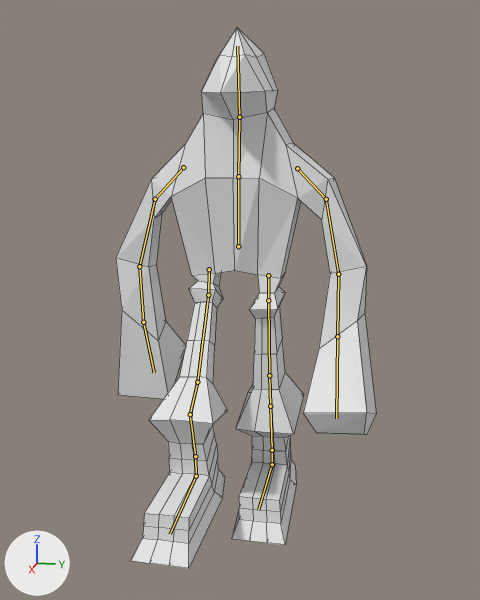
Before and after pictures for a commit that changed the Blender file Characters/Enemies/Humanoid Bird animations.blend.
One viewpoint serves both versions: a camera (50 mm lens) standing at (17.81, 3.56, 10.71) and looking at (1.42, 0.29, 6.61). Arrows for +X, +Y and +Z are at lower left; the lights stay in place. Both versions are drawn at frame 0 of the action 'PacingEnter'; the numbers are the values there. The bones that bend it are drawn over the model as lines. Mesh edges are drawn as thin lines.
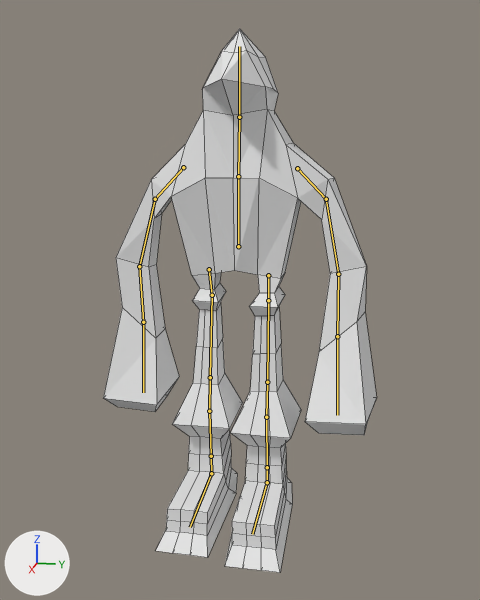
Edits to the bpy script that builds the scene:
```text
Change bone_bone_013:
    where bone_bone_013 = bpy.data.objects['Armature'].pose.bones['Bone.013']  # child of 'Bone'
    bone_bone_013.rotation_quaternion: (0.959, -0.282, -0.027, 0.0) -> (1.0, 0.0, 0.0, 0.0)  # degrees (-33, -3, 1) -> degrees (0, 0, 0)
Change bone_bone_014:
    where bone_bone_014 = bpy.data.objects['Armature'].pose.bones['Bone.014']  # child of 'Bone.013'
    bone_bone_014.rotation_quaternion: (0.997, -0.074, -0.001, 0.0) -> (1.0, 0.0, 0.0, 0.0)  # degrees (-8, 0, 0) -> degrees (0, 0, 0)
Change bone_bone_015:
    where bone_bone_015 = bpy.data.objects['Armature'].pose.bones['Bone.015']  # child of 'Bone.014'
    bone_bone_015.rotation_quaternion: (0.984, 0.179, 0.0, 0.0) -> (1.0, 0.0, 0.0, 0.0)  # degrees (21, 0, 0) -> degrees (0, 0, 0)
Change bone_bone_016:
    where bone_bone_016 = bpy.data.objects['Armature'].pose.bones['Bone.016']  # child of 'Bone.015'
    bone_bone_016.rotation_quaternion: (0.88, 0.474, -0.011, 0.0) -> (1.0, 0.0, 0.0, 0.0)  # degrees (57, -1, -1) -> degrees (0, 0, 0)
Change bone_bone_017:
    where bone_bone_017 = bpy.data.objects['Armature'].pose.bones['Bone.017']  # child of 'Bone.016'
    bone_bone_017.rotation_quaternion: (0.994, -0.11, 0.0, 0.0) -> (1.0, 0.0, 0.0, 0.0)  # degrees (-13, 0, 0) -> degrees (0, 0, 0)
Change bone_bone_020:
    where bone_bone_020 = bpy.data.objects['Armature'].pose.bones['Bone.020']  # child of 'Bone.019'
    bone_bone_020.rotation_quaternion: (0.996, 0.0, 0.0, 0.086) -> (1.0, 0.0, 0.0, 0.0)  # degrees (0, 0, 10) -> degrees (0, 0, 0)
Change bone_bone_021:
    where bone_bone_021 = bpy.data.objects['Armature'].pose.bones['Bone.021']  # child of 'Bone.020'
    bone_bone_021.rotation_quaternion: (0.999, 0.0, 0.0, -0.034) -> (1.0, 0.0, 0.0, 0.0)  # degrees (0, 0, -4) -> degrees (0, 0, 0)
Change bone_bone_022:
    where bone_bone_022 = bpy.data.objects['Armature'].pose.bones['Bone.022']  # child of 'Bone.021'
    bone_bone_022.rotation_quaternion: (1.0, 0.0, 0.0, -0.03) -> (1.0, 0.0, 0.0, 0.0)  # degrees (0, 0, -3) -> degrees (0, 0, 0)
Change bone_bone_023:
    where bone_bone_023 = bpy.data.objects['Armature'].pose.bones['Bone.023']  # child of 'Bone.022'
    bone_bone_023.rotation_quaternion: (0.994, -0.106, 0.0, 0.0) -> (1.0, 0.0, 0.0, 0.0)  # degrees (-12, 0, 0) -> degrees (0, 0, 0)
Change bone_bone_007:
    where bone_bone_007 = bpy.data.objects['Armature'].pose.bones['Bone.007']  # child of 'Bone.006'
    bone_bone_007.rotation_quaternion: (0.97, 0.0, -0.009, -0.244) -> (1.0, 0.0, 0.0, 0.0)  # degrees (0, -1, -28) -> degrees (0, 0, 0)
Change bone_bone_012:
    where bone_bone_012 = bpy.data.objects['Armature'].pose.bones['Bone.012']  # child of 'Bone.011'
    bone_bone_012.rotation_quaternion: (0.987, 0.017, -0.006, -0.158) -> (1.0, 0.0, 0.0, 0.0)  # degrees (2, 0, -18) -> degrees (0, 0, 0)
Change bone_bone_002:
    where bone_bone_002 = bpy.data.objects['Armature'].pose.bones['Bone.002']  # child of 'Bone.001'
    bone_bone_002.rotation_quaternion: (0.997, 0.0, 0.0, 0.074) -> (1.0, 0.0, 0.0, 0.0)  # degrees (0, 0, 8) -> degrees (0, 0, 0)
```

Changed parts and their boxes (x1, y1, x2, y2) in the pictures (480 x 600 px):
'Cube', posed: before (116, 28, 376, 568); after (103, 29, 377, 573)
bone 'Bone.013', root to tip: before (209, 269) to (208, 295); after (209, 269) to (212, 295)
bone 'Bone.014', root to tip: before (208, 295) to (197, 382); after (212, 295) to (210, 377)
bone 'Bone.015', root to tip: before (197, 382) to (190, 414); after (210, 377) to (209, 411)
bone 'Bone.016', root to tip: before (190, 414) to (195, 456); after (209, 411) to (211, 456)
bone 'Bone.017', root to tip: before (195, 456) to (196, 476); after (211, 456) to (211, 473)
bone 'Bone.020', root to tip: before (268, 300) to (269, 375); after (268, 300) to (267, 382)
bone 'Bone.021', root to tip: before (269, 375) to (270, 406); after (267, 382) to (266, 417)
bone 'Bone.022', root to tip: before (270, 406) to (272, 450); after (266, 417) to (267, 467)
bone 'Bone.023', root to tip: before (272, 450) to (272, 464); after (267, 467) to (267, 482)
bone 'Bone.007', root to tip: before (143, 322) to (154, 372); after (143, 322) to (143, 392)
bone 'Bone.012', root to tip: before (337, 336) to (336, 418); after (337, 336) to (337, 415)
bone 'Bone.002', root to tip: before (239, 117) to (237, 46); after (239, 117) to (239, 46)
